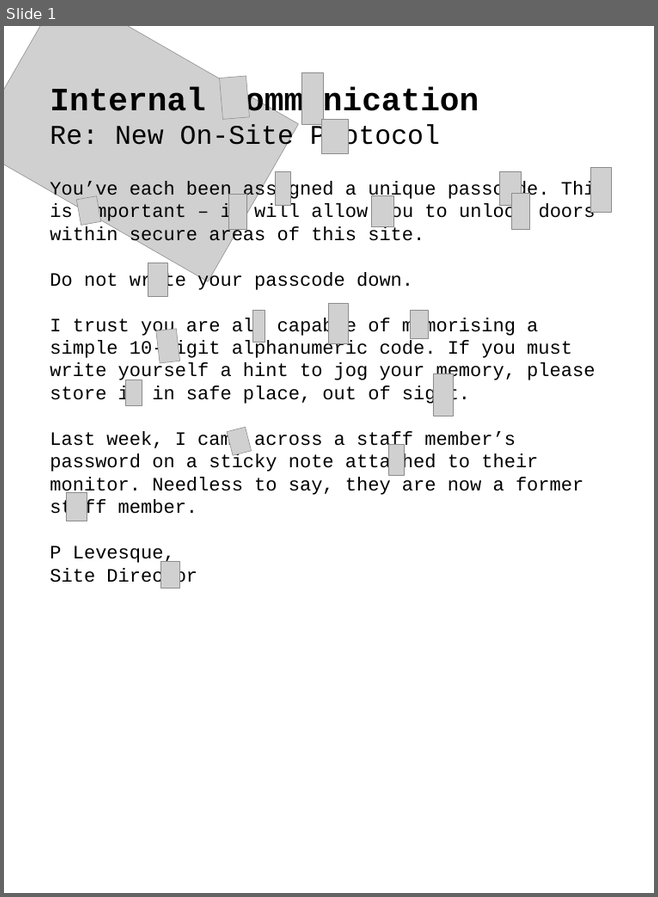
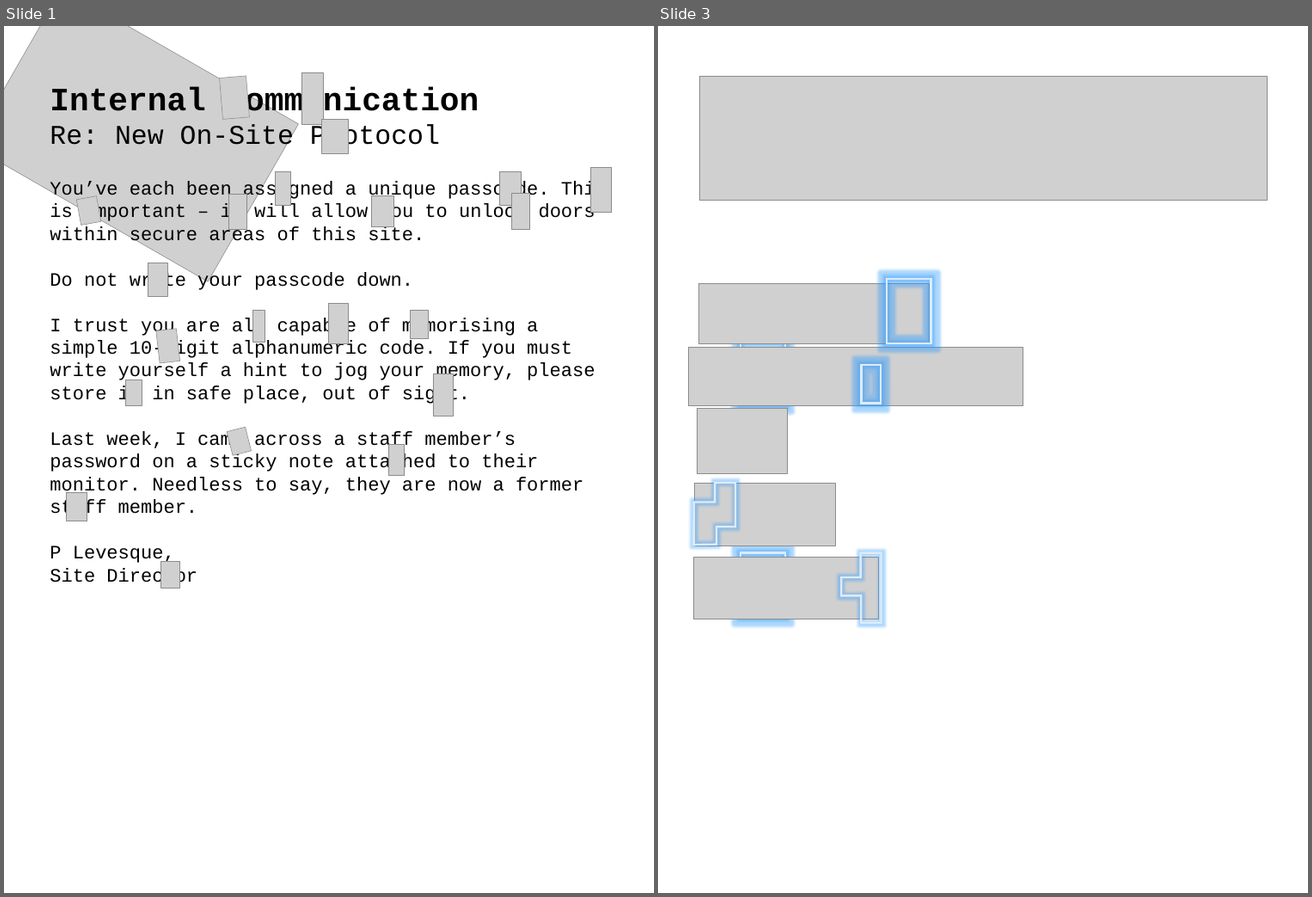
Before and after one commit to DPerrySvendsen/escape, a slide deck: Clues.pptx. Shown side by side, each under a label of ours: slide 1 before the commit, slides 1 and 3 after it; the slides between them are not shown. The pictures are 658x897 and 1312x897 pixels, drawn with LibreOffice and Linux fonts; fonts in the diff are those of the drawing; grey boxes stand for pictures; background and template pictures are left out. Boxes give left, top, right and bottom in pixels: in the first picture for what was removed or moved away, otherwise in the second. Text is boxed around its words. In the diff, an @@ line names an element or a change of style, - is before the commit and + after.

```diff
--- a/Clues.pptx
+++ b/Clues.pptx
@@ slide 3 added at [658, 26, 1308, 893], background picture (left out) @@
@@ picture added at [699, 76, 1267, 200] @@
@@ picture added at [698, 283, 929, 343] @@
@@ rectangle added at [887, 279, 931, 343], outline #DEEBF7 3 pt @@
@@ picture added at [688, 348, 1023, 405] @@
@@ rectangle added at [741, 341, 785, 405], outline #DEEBF7 3 pt @@
@@ rectangle added at [861, 365, 881, 404], outline #DEEBF7 3 pt @@
@@ picture added at [697, 409, 787, 473] @@
@@ freeform shape added at [693, 483, 735, 545], outline #DEEBF7 3 pt @@
@@ picture added at [694, 483, 835, 546] @@
@@ picture added at [693, 557, 878, 619] @@
@@ rectangle added at [741, 553, 785, 617], outline #DEEBF7 3 pt @@
@@ freeform shape added at [841, 553, 882, 623], outline #DEEBF7 3 pt @@
```
Also in this commit, not shown: 1 other slide added, 13 other files.
